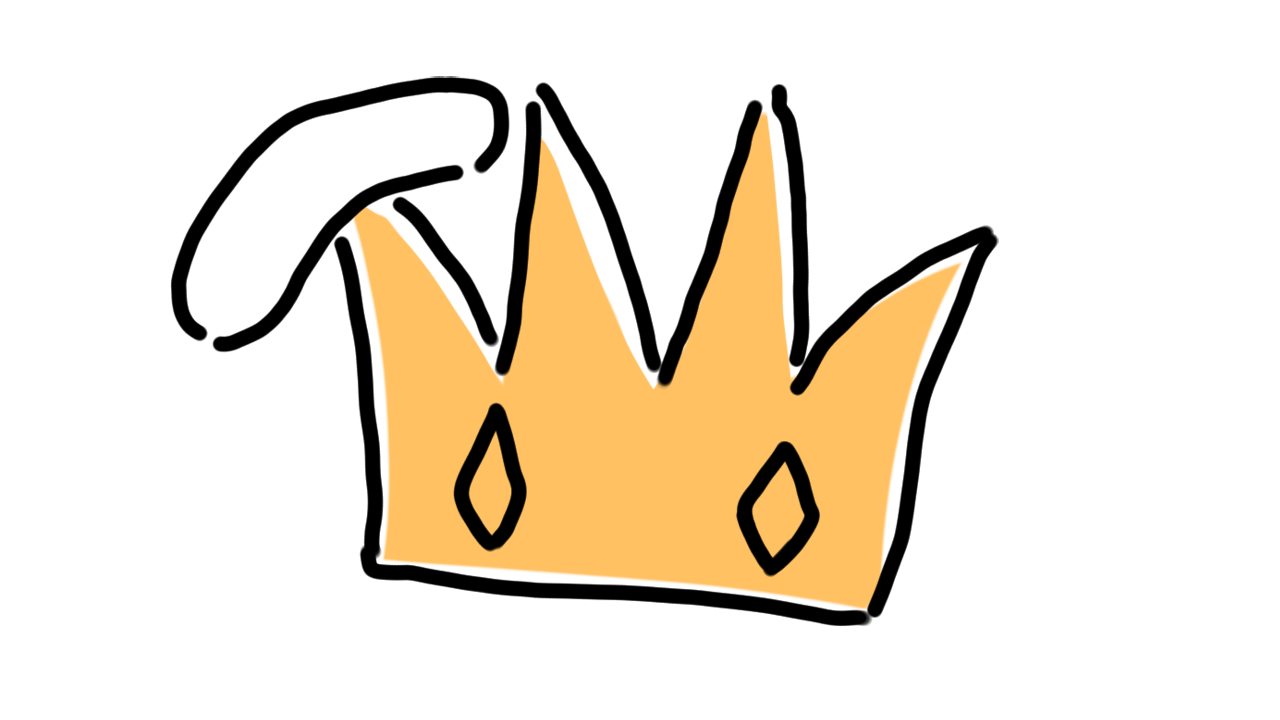
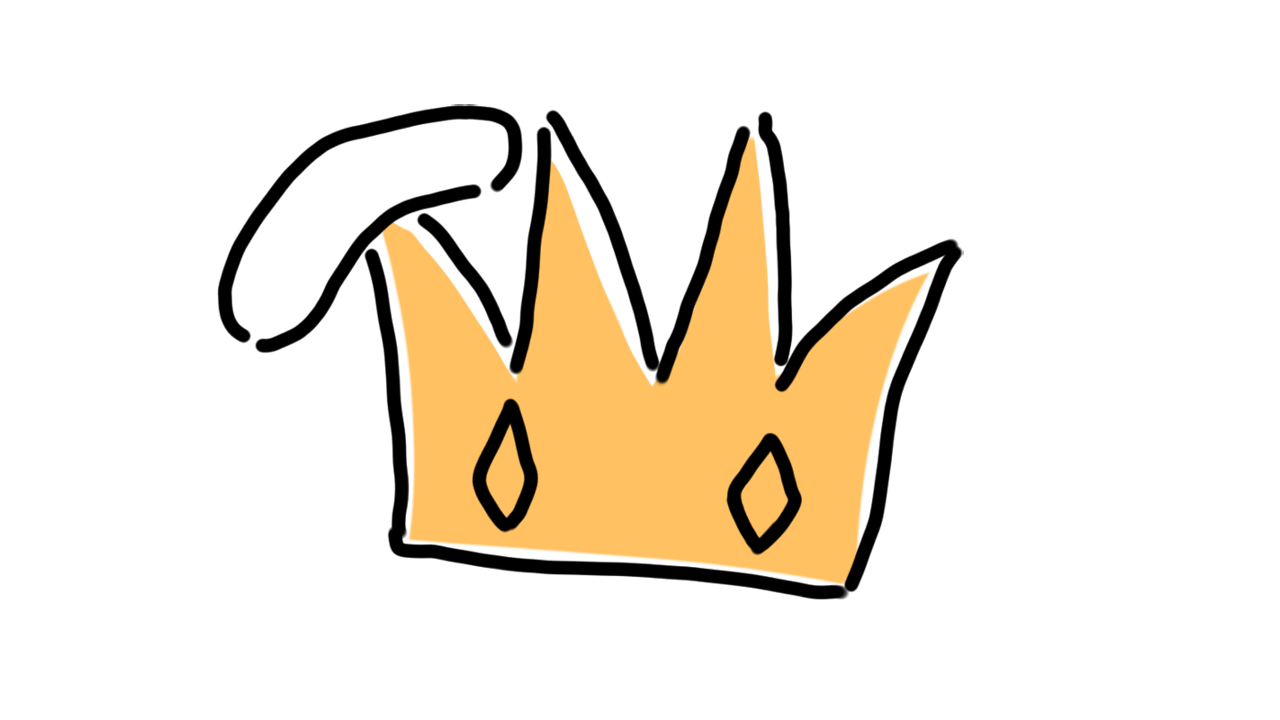
Layered file, before and after one edit (w=1280, h=720). Changes by layer:
painted on "Layer 1" (1st of 4, in "3") over [170, 76, 999, 627]
painted on "Layer 3" (1st of 3, in "3") over [170, 76, 999, 627]
painted on "Layer 5" (1st of 4, in "3") over [170, 76, 999, 627]
painted on "Layer 1" (2nd of 4, in "2") over [170, 76, 999, 627]
painted on "Copy of Layer 3" over [170, 76, 999, 627]
painted on "Layer 5" (2nd of 4, in "2") over [170, 76, 999, 627]
painted on "Layer 1" (3rd of 4, in "1") over [170, 76, 960, 627]
painted on "Layer 3" (2nd of 3, in "1") over [170, 76, 999, 627]
painted on "Layer 5" (3rd of 4, in "1") over [170, 76, 999, 627]
painted on "Layer 1" (4th of 4, in "0") over [170, 76, 960, 627]
painted on "Layer 3" (3rd of 3, in "0") over [170, 76, 999, 627]
painted on "Layer 5" (4th of 4, in "0") over [170, 76, 999, 627]
